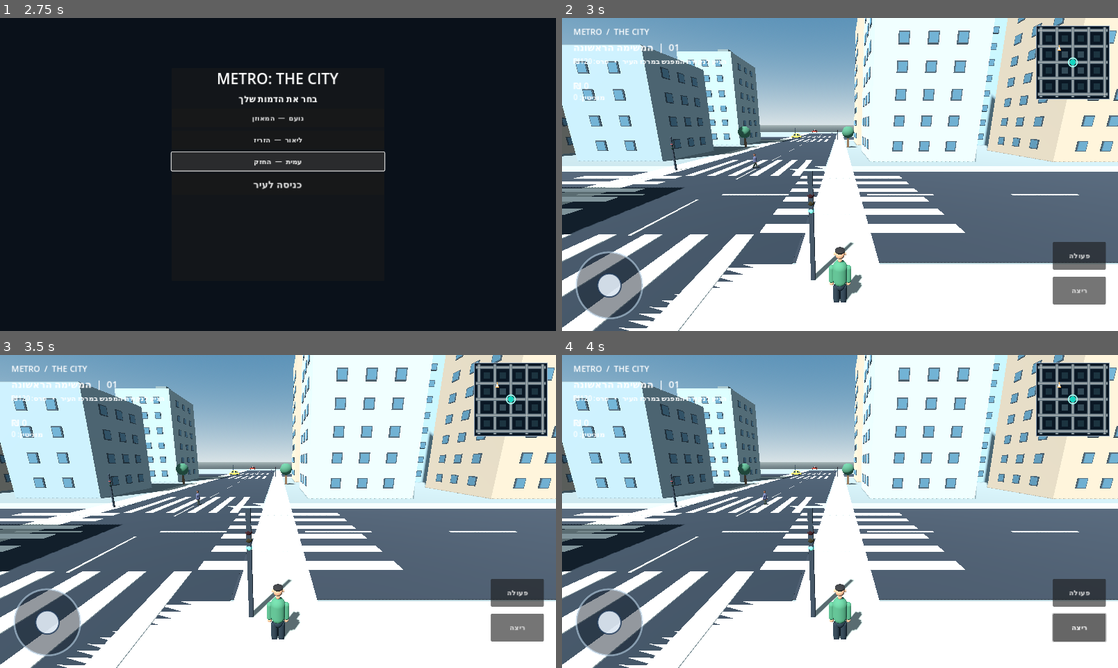
Above: before the commit, frames 1-4 (two rows, left to right).
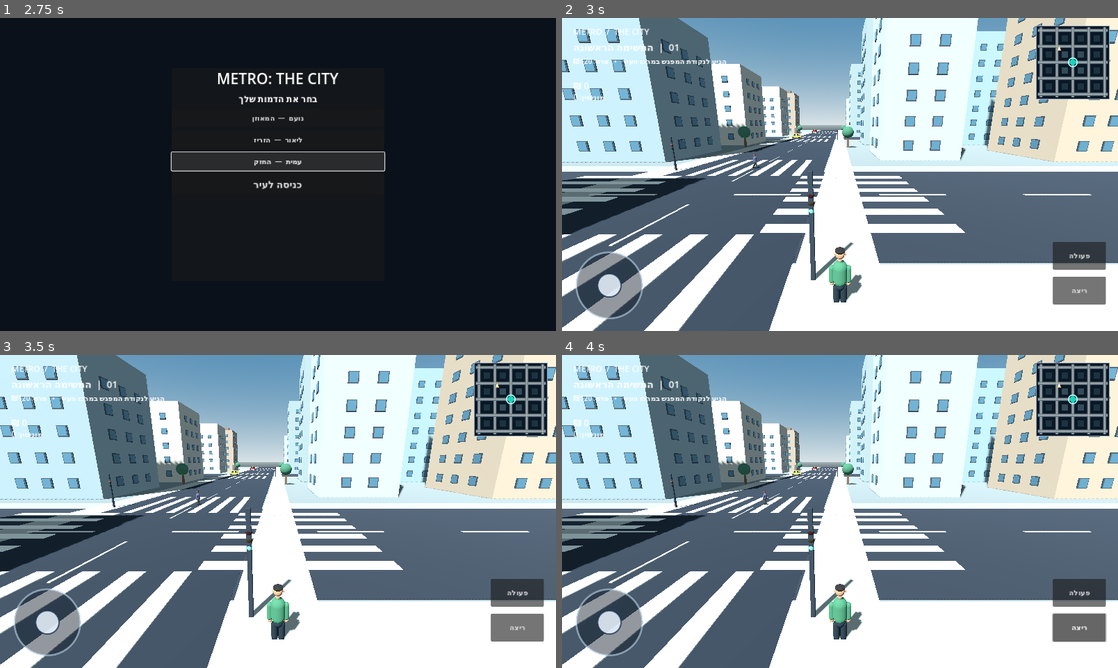
Above: after the commit, the same moments.

Repository: a332150176-dev/METRO-THE-CITY
Game: Godot game, scene res://scenes/main.tscn
Two runs of this game, one before a commit and one after it. Both use one fixed random seed, a clock stepped at 60 frames per second and the inputs below.
Inputs:
- Up to frame 1 (2.75 s): click "נועם — המאוזן" at 0.5 s; click "ליאור — הזריז" at 1.25 s; click "עמית — החזק" at 2 s
- Up to frame 2 (3 s): click "כניסה לעיר" at 2.75 s
- Up to frame 3 (3.5 s): no input
- Up to frame 4 (4 s): click "ריצה" at 3.5 s

Frame 1 is identical in both runs. In frame 2, 17% of the frame differs, in the area x 0-100%, y 0-100%; in frame 3, 17%; in frame 4, 17%.

Commit message:
Expand city blocks and streets to a larger 7 by 7 layout

Diff:
--- a/scripts/city_builder.gd
+++ b/scripts/city_builder.gd
@@ -2,10 +2,10 @@
 class_name CityBuilder
 
 const LIGHT_VISUAL := preload("res://scripts/traffic_light_visual.gd")
-const GRID_SIZE: int = 5
+const GRID_SIZE: int = 7
 const GRID_SPACING: float = 76.0
 const ROAD_WIDTH: float = 18.0
-const CITY_EDGE: float = 420.0
+const CITY_EDGE: float = 610.0
 
 var rng := RandomNumberGenerator.new()
 var traffic_controller: TrafficController
@@ -68,12 +68,12 @@
 	return instance
 
 func _build_ground() -> void:
-	_box(self, Vector3(460.0, 1.0, 460.0), Vector3(0.0, -0.5, 0.0), Color("#777d78"), true)
-	_box(self, Vector3(430.0, 0.05, 430.0), Vector3(0.0, 0.02, 0.0), Color("#777e7b"))
+	_box(self, Vector3(640.0, 1.0, 640.0), Vector3(0.0, -0.5, 0.0), Color("#777d78"), true)
+	_box(self, Vector3(610.0, 0.05, 610.0), Vector3(0.0, 0.02, 0.0), Color("#777e7b"))
 
 func _build_roads() -> void:
 	for grid in range(GRID_SIZE):
-		var coordinate := (grid - 2) * GRID_SPACING
+		var coordinate := (float(grid) - float(GRID_SIZE - 1) * 0.5) * GRID_SPACING
 		_box(self, Vector3(CITY_EDGE, 0.13, ROAD_WIDTH), Vector3(0.0, -0.01, coordinate), Color("#30343a"))
 		_box(self, Vector3(ROAD_WIDTH, 0.13, CITY_EDGE), Vector3(coordinate, -0.005, 0.0), Color("#292e34"))
 		_box(self, Vector3(CITY_EDGE, 0.12, 3.5), Vector3(0.0, 0.0, coordinate - 10.9), Color("#8e9692"))
@@ -81,8 +81,9 @@
 		_box(self, Vector3(3.5, 0.12, CITY_EDGE), Vector3(coordinate - 10.9, 0.0, 0.0), Color("#aaa99d"))
 		_box(self, Vector3(3.5, 0.12, CITY_EDGE), Vector3(coordinate + 10.9, 0.0, 0.0), Color("#aaa99d"))
 
-		for mark in range(35):
-			var along := -204.0 + mark * 12.0
+		var marking_count := int(ceil(CITY_EDGE / 12.0))
+		for mark in range(marking_count):
+			var along := -CITY_EDGE * 0.5 + 6.0 + float(mark) * 12.0
 			road_mark_x_transforms.append(Transform3D(Basis(), Vector3(along, 0.075, coordinate)))
 			road_mark_z_transforms.append(Transform3D(Basis(), Vector3(coordinate, 0.075, along)))
 
@@ -102,10 +103,12 @@
 
 	for block_x in range(GRID_SIZE - 1):
 		for block_z in range(GRID_SIZE - 1):
-			var center_x := (float(block_x) - 1.5) * GRID_SPACING
-			var center_z := (float(block_z) - 1.5) * GRID_SPACING
-			var downtown := block_x >= 1 and block_x <= 2 and block_z >= 1 and block_z <= 2
-			var mixed := not downtown and (block_x == 1 or block_x == 2 or block_z == 1 or block_z == 2)
+			var block_center_offset := float(GRID_SIZE - 2) * 0.5
+			var center_x := (float(block_x) - block_center_offset) * GRID_SPACING
+			var center_z := (float(block_z) - block_center_offset) * GRID_SPACING
+			var district_center := int((GRID_SIZE - 2) / 2)
+			var downtown := block_x >= district_center and block_x <= district_center + 1 and block_z >= district_center and block_z <= district_center + 1
+			var mixed := not downtown and (block_x == district_center or block_x == district_center + 1 or block_z == district_center or block_z == district_center + 1)
 			var palette: Array[Color] = downtown_colors if downtown else (mixed_colors if mixed else residential_colors)
 
 			for offset_x in [-14.0, 14.0]:
@@ -119,7 +122,7 @@
 						height = rng.randf_range(34.0, 56.0)
 					var position := Vector3(center_x + offset_x, height * 0.5 - 0.05, center_z + offset_z)
 					var color: Color = palette[rng.randi_range(0, palette.size() - 1)]
-					var is_minimarket_lot := block_x == 1 and block_z == 1 and is_equal_approx(float(offset_x), -14.0) and is_equal_approx(float(offset_z), -14.0)
+					var is_minimarket_lot := block_x == int((GRID_SIZE - 2) / 2) and block_z == int((GRID_SIZE - 2) / 2) and is_equal_approx(float(offset_x), -14.0) and is_equal_approx(float(offset_z), -14.0)
 					if not is_minimarket_lot:
 						_add_building(Vector3(width, height, depth), position, color, downtown)
 
@@ -206,7 +209,8 @@
 func _build_intersections() -> void:
 	for x in range(GRID_SIZE):
 		for z in range(GRID_SIZE):
-			var center := Vector3((x - 2) * GRID_SPACING, 0.0, (z - 2) * GRID_SPACING)
+			var grid_center_offset := float(GRID_SIZE - 1) * 0.5
+			var center := Vector3((float(x) - grid_center_offset) * GRID_SPACING, 0.0, (float(z) - grid_center_offset) * GRID_SPACING)
 			for stripe in range(6):
 				var offset := -6.0 + stripe * 2.4
 				crosswalk_z_transforms.append(Transform3D(Basis(), center + Vector3(offset, 0.09, -12.2)))
